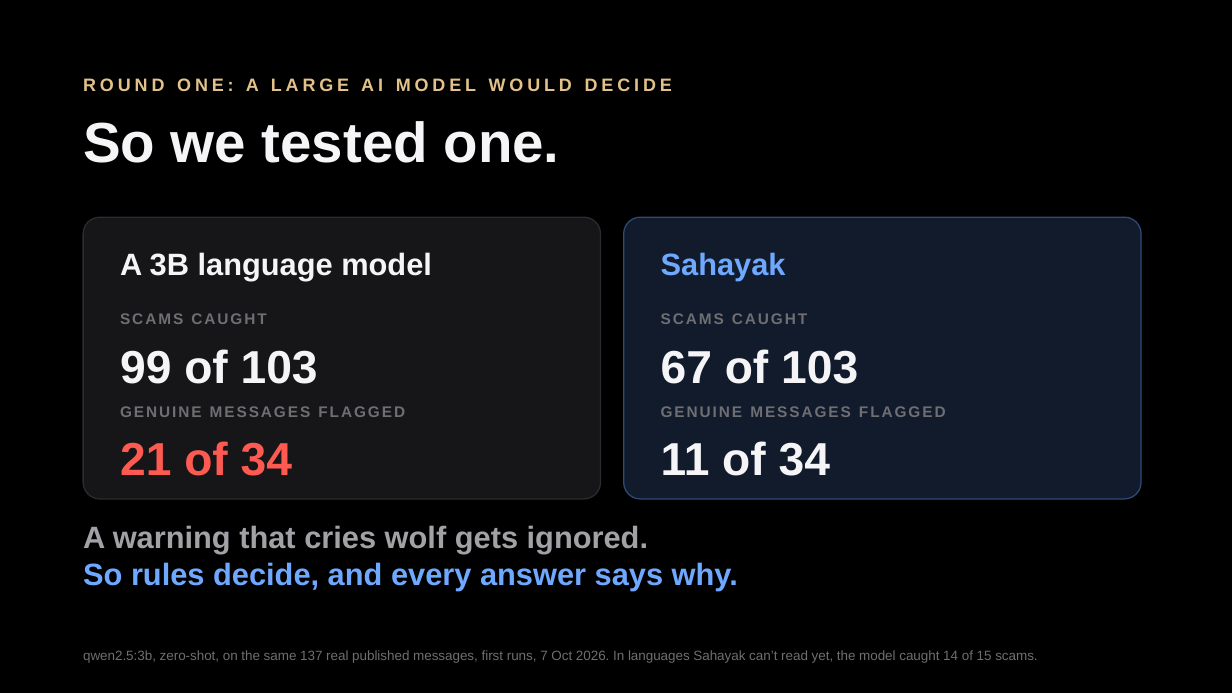
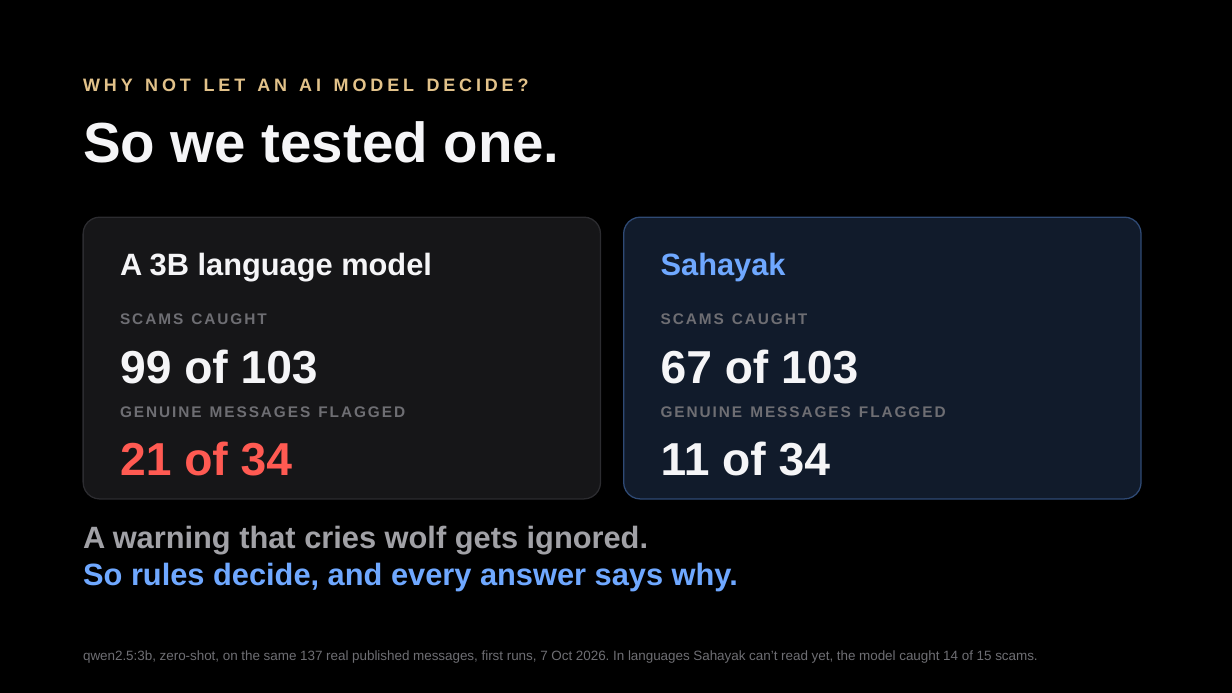
Before and after one commit to ishmiit/Sahayak, a slide deck: slide 8 of docs/deck/Sahayak_Keynote_v5.pptx (slide 9 before the commit). Drawn at 1232x693 pixels with LibreOffice and Linux fonts; fonts in the diff are those of the drawing. Boxes give left, top, right and bottom in pixels: in the first picture for what was removed or moved away, otherwise in the second. Text is boxed around its words. In the diff, an @@ line names an element or a change of style, - is before the commit and + after.

```diff
--- a/docs/deck/Sahayak_Keynote_v5.pptx
+++ b/docs/deck/Sahayak_Keynote_v5.pptx
@@ text at (83,78,529,91): text changed @@
-ROUND ONE: A LARGE AI MODEL WOULD DECIDE
+WHY NOT LET AN AI MODEL DECIDE?
```
Also in this commit, not shown: 1 other slide changed, 3 other files.
